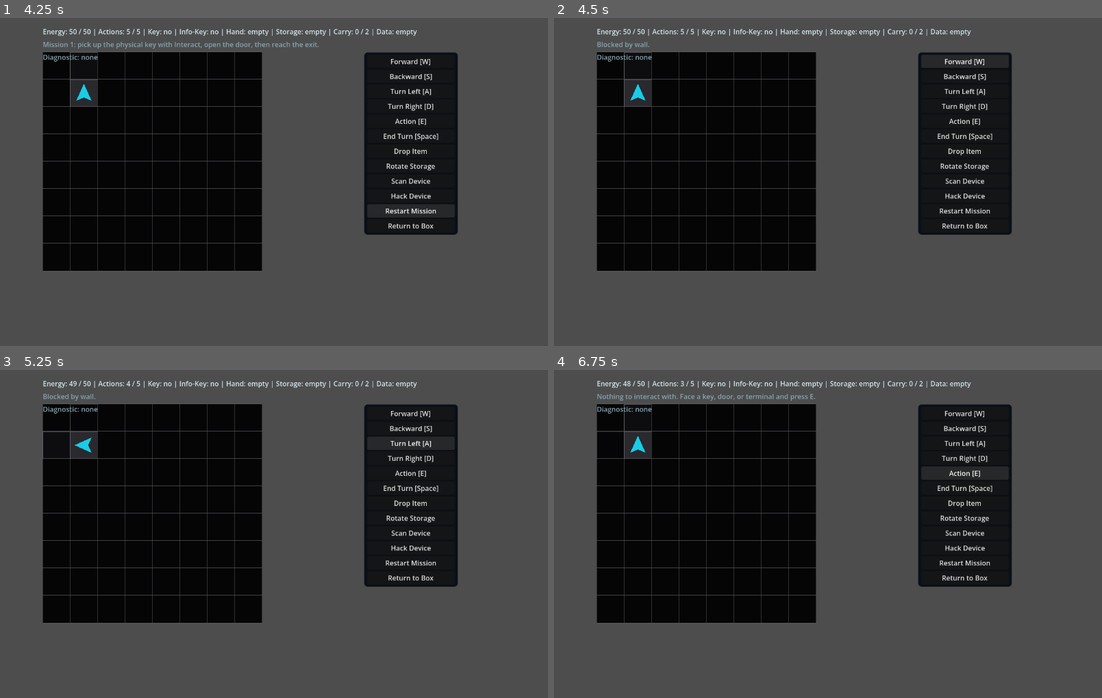
Above: before the commit, frames 1-4 (two rows, left to right).
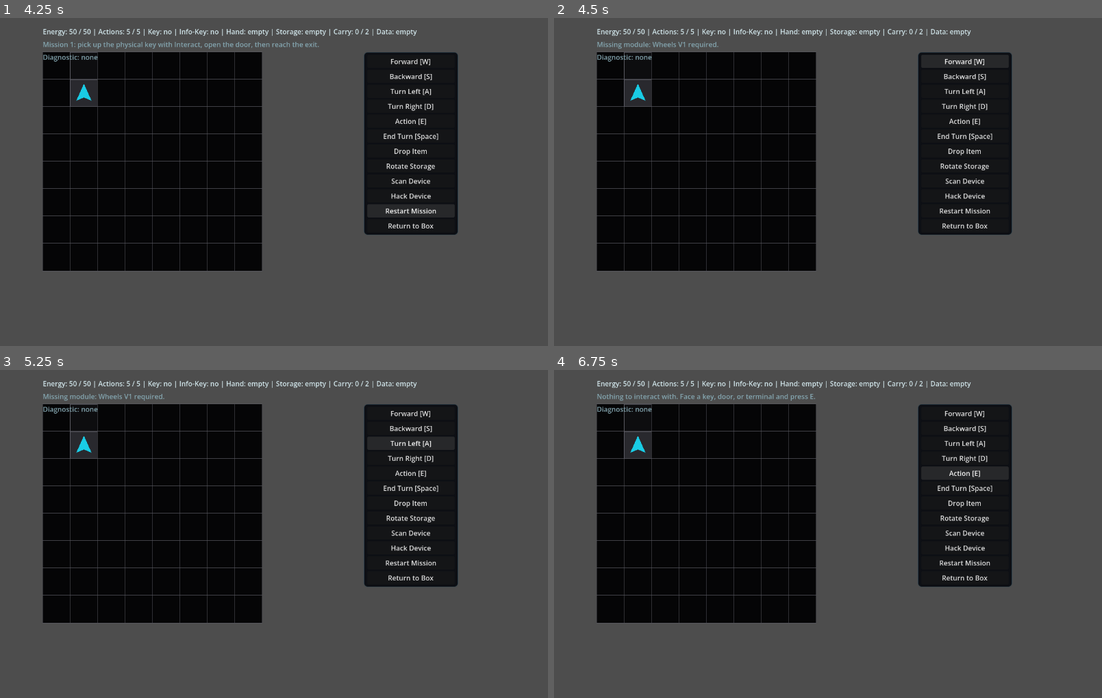
Above: after the commit, the same moments.

Repository: JUSTConnect/bibop
Game: Godot game, scene res://scenes/main.tscn
The game is run twice, just before and just after one commit, with the same random seed, the same clock (stepped at 60 frames per second) and the same inputs.
Inputs:
- Up to frame 1 (4.25 s): click "Играть" at 0.5 s; click "Задания" at 1.25 s; click "Restart Mission" at 2 s; click "Restart Mission" at 2.75 s; click "Restart Mission" at 3.5 s
- Up to frame 2 (4.5 s): click "Forward [W]" at 4.25 s
- Up to frame 3 (5.25 s): click "Turn Left [A]" at 5 s
- Up to frame 4 (6.75 s): click "Turn Right [D]" at 5.75 s; click "Action [E]" at 6.5 s

Frame 1 is identical in both runs. In frame 2, 0.2% of the frame differs, in the area x 8-30%, y 7-10%; in frame 3, 0.3%, in the area x 7-30%, y 3-27%; in frame 4, less than 0.1%.

Commit message:
Preserve visor_v2 external compatibility behavior

Diff:
--- a/scripts/bipob/bipob_controller.gd
+++ b/scripts/bipob/bipob_controller.gd
@@ -172,6 +172,12 @@
 			return true
 	return false
 
+func has_module_id_in_box_storage(module_id: String) -> bool:
+	for module in box_storage:
+		if module != null and module.id == module_id:
+			return true
+	return false
+
 func has_module_id_in_physical_carry(module_id: String) -> bool:
 	if held_module != null and held_module.id == module_id:
 		return true
@@ -220,6 +226,56 @@
 		return "air_duct"
 	if module_id.contains("air_intake"):
 		return "air_intake"
+	match module_id:
+		"manipulator_arm_v1", "manipulator_v1":
+			return "manipulator_arm"
+		"manipulator_tentacle_v1":
+			return "manipulator_tentacle"
+		"manipulator_magnetic_v1":
+			return "manipulator_magnetic"
+		"connector_v1", "interface_v1":
+			return "connector"
+		"legs_v1":
+			return "legs"
+		"wheels_v1":
+			return "wheels"
+		"tracks_v1":
+			return "tracks"
+		"radar_v1":
+			return "radar"
+		"visor_v1":
+			return "visor"
+		"visor_v2":
+			return "visor_v2"
+		"thermal_visor_v1":
+			return "thermal_visor"
+		"xray_v1":
+			return "xray"
+		"pocket_v1":
+			return "pocket"
+		"air_duct_external_v1":
+			return "air_duct_external"
+		"motion_detector_v1":
+			return "motion_detector"
+		"torch_v1":
+			return "torch"
+		"gas_tank_v1":
+			return "gas_tank"
+		"plasma_cutter_v1":
+			return "plasma_cutter"
+		"laser_v1":
+			return "laser"
+		"shock_device_v1":
+			return "shock_device"
+		"saw_v1":
+			return "saw"
+		"sledgehammer_v1":
+			return "sledgehammer"
+		"repair_module_v1":
+			return "repair_module"
+		"welder_v1":
+			return "welder"
+
 	if module_id.contains("visor"):
 		return "visor"
 	if module_id.contains("wheel"):
@@ -229,9 +285,9 @@
 	if module_id.contains("track"):
 		return "tracks"
 	if module_id.contains("manipulator"):
-		return "manipulator"
+		return "manipulator_arm"
 	if module_id.contains("interface"):
-		return "interface"
+		return "connector"
 	if module_id.contains("gpu"):
 		return "gpu"
 
@@ -275,8 +331,48 @@
 			return "DUCT"
 		"air_intake":
 			return "AIR"
+		"air_duct_external":
+			return "DUCT"
+		"manipulator_arm":
+			return "ARM"
+		"manipulator_tentacle":
+			return "TENT"
+		"manipulator_magnetic":
+			return "MAG"
+		"connector":
+			return "CON"
+		"radar":
+			return "RAD"
 		"visor":
 			return "VIS"
+		"visor_v2":
+			return "VIS2"
+		"thermal_visor":
+			return "THM"
+		"xray":
+			return "XRY"
+		"pocket":
+			return "PCK"
+		"motion_detector":
+			return "MOV"
+		"torch":
+			return "TOR"
+		"gas_tank":
+			return "GAS"
+		"plasma_cutter":
+			return "PLC"
+		"laser":
+			return "LSR"
+		"shock_device":
+			return "SHK"
+		"saw":
+			return "SAW"
+		"sledgehammer":
+			return "HAM"
+		"repair_module":
+			return "REP"
+		"welder":
+			return "WLD"
 		"wheels":
 			return "WHL"
 		"legs":
@@ -319,6 +415,22 @@
 			return Color(0.55, 0.65, 0.70, 1.0)
 		"air_intake":
 			return Color(0.35, 0.80, 0.85, 1.0)
+		"air_duct_external":
+			return Color(0.55, 0.65, 0.70, 1.0)
+		"connector":
+			return Color(0.20, 0.70, 0.95, 1.0)
+		"manipulator_arm", "manipulator_tentacle", "manipulator_magnetic":
+			return Color(0.90, 0.55, 0.25, 1.0)
+		"radar", "thermal_visor", "xray", "motion_detector":
+			return Color(0.25, 0.95, 0.65, 1.0)
+		"pocket":
+			return Color(0.65, 0.70, 0.78, 1.0)
+		"torch", "gas_tank", "plasma_cutter", "saw", "sledgehammer", "welder":
+			return Color(0.85, 0.58, 0.22, 1.0)
+		"laser", "shock_device":
+			return Color(0.95, 0.30, 0.30, 1.0)
+		"repair_module":
+			return Color(0.25, 0.80, 0.45, 1.0)
 		"visor":
 			return Color(0.25, 0.95, 0.65, 1.0)
 		"wheels":
@@ -373,21 +485,25 @@
 	if module == null:
 		return Vector2i.ONE
 
-	var module_id: String = module.id
-
-	if module_id.contains("manipulator") or module_id.contains("interface"):
-		return Vector2i(2, 2)
-
-	if module_id.contains("wheel") or module_id.contains("leg") or module_id.contains("track"):
-		return Vector2i(3, 2)
-
-	if module_id.contains("visor"):
-		return Vector2i(3, 1)
-
-	if module_id.contains("air_intake"):
-		return Vector2i(1, 1)
-
-	return Vector2i(1, 1)
+	match module.id:
+		"manipulator_arm_v1", "manipulator_tentacle_v1", "manipulator_v1":
+			return Vector2i(2, 2)
+		"manipulator_magnetic_v1":
+			return Vector2i(2, 1)
+		"connector_v1", "interface_v1", "motion_detector_v1", "pocket_v1", "air_intake_v1", "shock_device_v1":
+			return Vector2i(1, 1)
+		"legs_v1", "wheels_v1", "tracks_v1":
+			return Vector2i(3, 2)
+		"radar_v1", "repair_module_v1":
+			return Vector2i(2, 2)
+		"visor_v1", "visor_v2":
+			return Vector2i(3, 1)
+		"thermal_visor_v1", "xray_v1", "plasma_cutter_v1", "laser_v1", "saw_v1", "sledgehammer_v1", "welder_v1":
+			return Vector2i(2, 1)
+		"air_duct_external_v1", "torch_v1", "gas_tank_v1":
+			return Vector2i(1, 2)
+		_:
+			return Vector2i(1, 1)
 func get_module_category(module: BipobModule) -> String:
 	if module == null:
 		return "utility"
@@ -3286,26 +3402,7 @@
 
 
 func get_external_module_size(module: BipobModule) -> Vector2i:
-	if module == null:
-		return Vector2i.ONE
-
-	match module.id:
-		"manipulator_v1":
-			return Vector2i(2, 2)
-		"interface_v1":
-			return Vector2i(2, 2)
-		"wheels_v1":
-			return Vector2i(3, 2)
-		"legs_v1":
-			return Vector2i(3, 2)
-		"tracks_v1":
-			return Vector2i(3, 2)
-		"visor_v1":
-			return Vector2i(3, 1)
-		"visor_v2":
-			return Vector2i(3, 1)
-		_:
-			return Vector2i(1, 1)
+	return get_external_module_footprint_size(module)
 
 func get_external_module_footprint_cells(module: BipobModule, origin: Vector2i) -> Array[Vector2i]:
 	var cells: Array[Vector2i] = []
@@ -3427,16 +3524,18 @@
 		return []
 
 	match module.id:
-		"wheels_v1":
+		"legs_v1", "wheels_v1", "tracks_v1":
 			return [EXTERNAL_SIDE_BOTTOM]
-		"legs_v1":
-			return [EXTERNAL_SIDE_BOTTOM]
-		"tracks_v1":
-			return [EXTERNAL_SIDE_BOTTOM]
-		"visor_v1":
-			return [EXTERNAL_SIDE_TOP]
-		"visor_v2":
-			return [EXTERNAL_SIDE_TOP]
+		"radar_v1", "visor_v1", "visor_v2", "thermal_visor_v1", "xray_v1", "motion_detector_v1":
+			return [EXTERNAL_SIDE_TOP, EXTERNAL_SIDE_FRONT, EXTERNAL_SIDE_LEFT, EXTERNAL_SIDE_RIGHT]
+		"manipulator_arm_v1", "manipulator_tentacle_v1", "manipulator_magnetic_v1", "manipulator_v1", "torch_v1", "plasma_cutter_v1", "saw_v1", "sledgehammer_v1", "laser_v1", "shock_device_v1", "repair_module_v1", "welder_v1":
+			return [EXTERNAL_SIDE_FRONT, EXTERNAL_SIDE_LEFT, EXTERNAL_SIDE_RIGHT]
+		"connector_v1", "interface_v1":
+			return [EXTERNAL_SIDE_TOP, EXTERNAL_SIDE_FRONT, EXTERNAL_SIDE_LEFT, EXTERNAL_SIDE_RIGHT, EXTERNAL_SIDE_BACK]
+		"pocket_v1":
+			return [EXTERNAL_SIDE_LEFT, EXTERNAL_SIDE_RIGHT, EXTERNAL_SIDE_BACK]
+		"air_duct_external_v1", "air_intake_v1", "gas_tank_v1":
+			return [EXTERNAL_SIDE_TOP, EXTERNAL_SIDE_BACK, EXTERNAL_SIDE_LEFT, EXTERNAL_SIDE_RIGHT]
 		_:
 			var allowed_sides: Array[String] = []
 			for external_side_id in EXTERNAL_SIDE_ORDER:
@@ -3587,39 +3686,62 @@
 	module.internal_role = "none"
 
 	match module_id:
+		"manipulator_arm_v1", "manipulator_v1":
+			module.display_name = "Манипулятор рука V1"
+			module.category = "manipulator"
+			module.description = "Базовый внешний манипулятор для взаимодействия с объектами."
+			module.granted_commands = ["interact_key", "open_physical_door"]
+		"manipulator_tentacle_v1":
+			module.display_name = "Манипулятор Щупальца V1"
+			module.category = "manipulator"
+			module.description = "Гибкий внешний манипулятор для сложного захвата."
+		"manipulator_magnetic_v1":
+			module.display_name = "Манипулятор Магнитный V1"
+			module.category = "manipulator"
+			module.description = "Магнитный манипулятор для металлических объектов."
+		"connector_v1", "interface_v1":
+			module.display_name = "Коннектор V1"
+			module.category = "connector"
+			module.description = "Внешний соединительный порт для подключения модулей."
+			module.granted_commands = ["read_terminal", "open_digital_door"]
+		"legs_v1":
+			module.display_name = "Шасси ноги V1"
+			module.category = "movement"
+			module.description = "Ножное шасси для перемещения по неровной поверхности."
 		"wheels_v1":
-			module.display_name = "Wheels V1"
-			module.category = "locomotion"
-			module.description = "External wheel chassis module."
-			module.granted_commands = ["move_forward", "move_backward", "turn_left", "turn_right"]
-		"legs_v1":
-			module.display_name = "Legs V1"
-			module.category = "locomotion"
-			module.description = "External leg chassis module for stepped terrain."
-			module.granted_commands = ["move_forward", "move_backward", "turn_left", "turn_right", "cross_stepped_floor"]
+			module.display_name = "Шасси колеса V1"
+			module.category = "movement"
+			module.description = "Колёсное шасси для быстрого перемещения."
 		"tracks_v1":
-			module.display_name = "Tracks V1"
-			module.category = "locomotion"
-			module.description = "External tracked chassis module."
-		"manipulator_v1":
-			module.display_name = "Manipulator V1"
-			module.category = "utility"
-			module.description = "External manipulation module."
-			module.granted_commands = ["interact_key", "open_physical_door"]
-		"interface_v1":
-			module.display_name = "External Interface Port V1"
-			module.category = "data"
-			module.description = "External interface port for outside devices."
-			module.granted_commands = ["read_terminal", "open_digital_door"]
+			module.display_name = "Шасси гусеницы V1"
+			module.category = "movement"
+			module.description = "Гусеничное шасси для устойчивого движения."
+		"radar_v1": module.display_name = "Радар V1"; module.category = "sensor"; module.description = "Внешний радар для обнаружения объектов."
 		"visor_v1":
-			module.display_name = "Visor V1"
-			module.category = "vision"
-			module.description = "External vision module."
+			module.display_name = "Визор V1"
+			module.category = "sensor"
+			module.description = "Базовый внешний визуальный сенсор."
 			module.granted_commands = ["vision"]
-		"air_intake_v1":
-			module.display_name = "Air Intake Node V1"
-			module.category = "cooling"
-			module.description = "External air intake required by air cooling."
+		"visor_v2":
+			module.display_name = "Визор V2"
+			module.category = "sensor"
+			module.description = "Улучшенный внешний визуальный сенсор."
+			module.granted_commands = ["vision"]
+		"thermal_visor_v1": module.display_name = "Тепловизор V1"; module.category = "sensor"; module.description = "Сенсор для обнаружения тепловых следов."
+		"xray_v1": module.display_name = "Рентген V1"; module.category = "sensor"; module.description = "Сенсор для просмотра скрытых объектов."
+		"pocket_v1": module.display_name = "Карман V1"; module.category = "storage"; module.description = "Внешний малый отсек для переноски предметов."
+		"air_duct_external_v1": module.display_name = "Воздуховод V1"; module.category = "cooling"; module.description = "Внешний воздуховод для отвода горячего воздуха."
+		"motion_detector_v1": module.display_name = "Детектор движения V1"; module.category = "sensor"; module.description = "Сенсор для фиксации движения поблизости."
+		"torch_v1": module.display_name = "Горелка V1"; module.category = "tool"; module.description = "Внешняя горелка для нагрева и резки."
+		"gas_tank_v1": module.display_name = "Газовый балон V1"; module.category = "tool"; module.description = "Баллон топлива для газовых инструментов."
+		"plasma_cutter_v1": module.display_name = "Плазменный резак V1"; module.category = "tool"; module.description = "Инструмент для резки прочных материалов."
+		"laser_v1": module.display_name = "Лазер V1"; module.category = "weapon"; module.description = "Энергетический внешний модуль направленного действия."
+		"shock_device_v1": module.display_name = "Шокер V1"; module.category = "weapon"; module.description = "Электрошоковый внешний модуль."
+		"saw_v1": module.display_name = "Пила V1"; module.category = "tool"; module.description = "Механический режущий инструмент."
+		"sledgehammer_v1": module.display_name = "Кувалда V1"; module.category = "tool"; module.description = "Ударный внешний инструмент."
+		"repair_module_v1": module.display_name = "Ремонтный модуль V1"; module.category = "repair"; module.description = "Внешний модуль для полевого ремонта."
+		"welder_v1": module.display_name = "Сварочный аппарат V1"; module.category = "repair"; module.description = "Инструмент для сварки и восстановления конструкций."
+		"air_intake_v1": module.display_name = "Air Intake Node V1"; module.category = "cooling"; module.description = "External air intake required by air cooling."
 		_:
 			return null
 
@@ -3629,19 +3751,16 @@
 
 func ensure_external_constructor_modules_in_box_storage() -> void:
 	var required_ids: Array[String] = [
-		"wheels_v1",
-		"legs_v1",
-		"tracks_v1",
-		"manipulator_v1",
-		"interface_v1",
-		"visor_v1",
-		"air_intake_v1"
+		"manipulator_arm_v1", "manipulator_tentacle_v1", "manipulator_magnetic_v1", "connector_v1",
+		"legs_v1", "wheels_v1", "tracks_v1", "radar_v1", "visor_v1", "visor_v2", "thermal_visor_v1",
+		"xray_v1", "pocket_v1", "air_duct_external_v1", "motion_detector_v1", "torch_v1", "gas_tank_v1",
+		"plasma_cutter_v1", "laser_v1", "shock_device_v1", "saw_v1", "sledgehammer_v1", "repair_module_v1",
+		"welder_v1", "air_intake_v1"
 	]
 
 	for module_id in required_ids:
-		if has_module_id_anywhere(module_id):
+		if has_module_id_in_box_storage(module_id):
 			continue
-
 		var module: BipobModule = create_external_module_by_id(module_id)
 		if module != null:
 			box_storage.append(module)
--- a/scripts/ui/game_ui.gd
+++ b/scripts/ui/game_ui.gd
@@ -51,12 +51,19 @@
 	"all",
 	"external",
 	"internal",
+	"manipulator",
+	"movement",
+	"sensor",
+	"connector",
+	"cooling",
+	"tool",
+	"weapon",
+	"repair",
+	"storage",
 	"power",
-	"cooling",
 	"data",
 	"locomotion",
 	"vision",
-	"storage",
 	"utility"
 ]
 var prev_installed_button: Button
